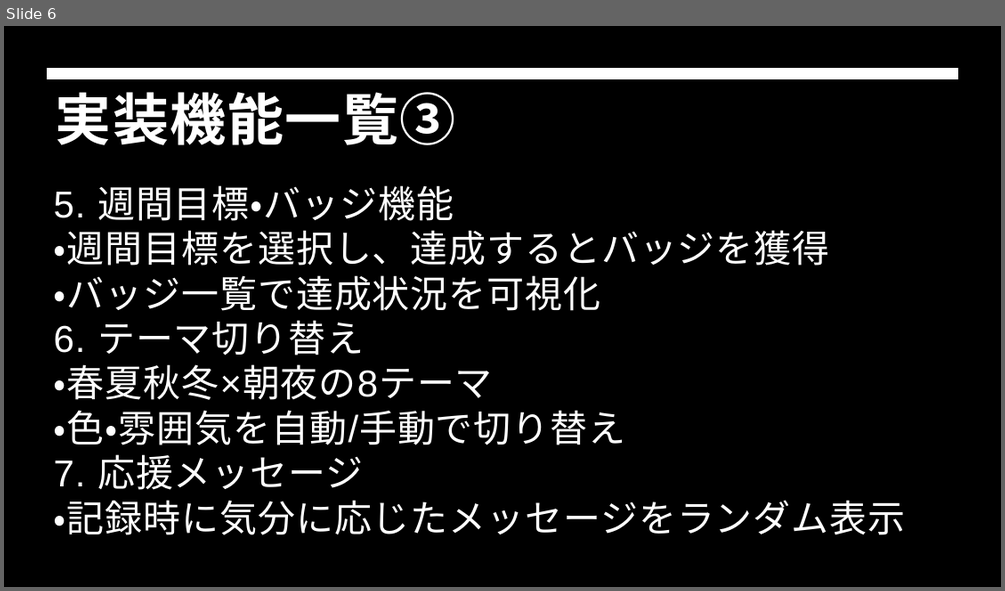
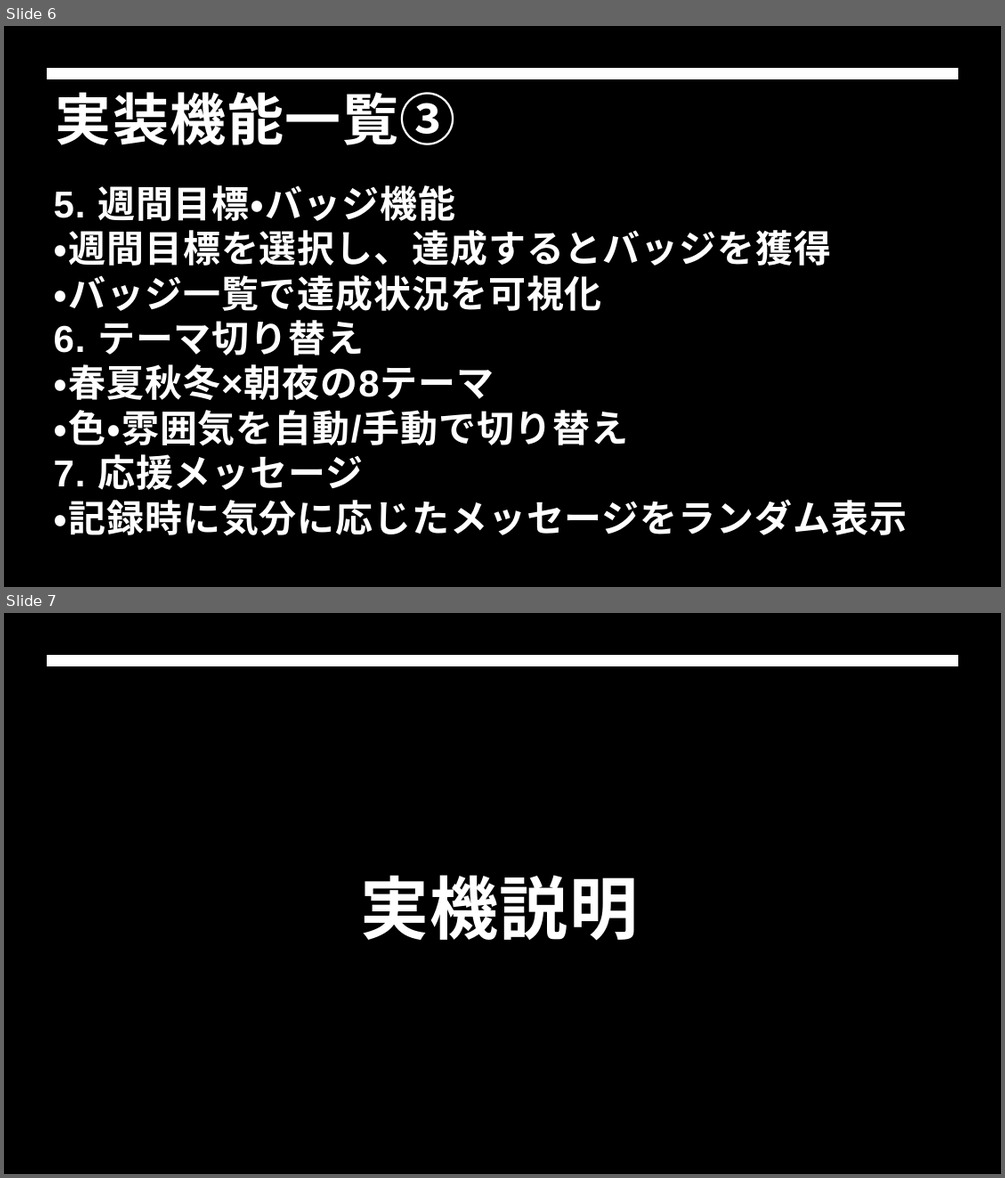
Before and after one commit to Haru62129/flutterapp, a slide deck: Flutter.pptx. Shown one above the other, each under a label of ours: slide 6 before the commit, slides 6 and 7 after it. The pictures are 1005x591 and 1005x1178 pixels, drawn with LibreOffice and Linux fonts; fonts in the diff are those of the drawing; background and template pictures are left out. Boxes give left, top, right and bottom in pixels: in the first picture for what was removed or moved away, otherwise in the second. Text is boxed around its words. In the diff, an @@ line names an element or a change of style, - is before the commit and + after.

```diff
--- a/Flutter.pptx
+++ b/Flutter.pptx
@@ slide 7 added at (x1=4, y1=613, x2=1001, y2=1174), background picture (left out); not listed: 1 template element that a slide beside it also shows @@
@@ title added at (x1=360, y1=875, x2=638, y2=941), 66 pt, text #FFFFFF, bold @@
+実機説明
@@ slide 6 changed as well @@
@@ text "5. 週間目標・バッジ機能" at (x1=54, y1=185, x2=906, y2=536): bold on @@
```
Also in this commit, not shown: 7 other slides changed.
